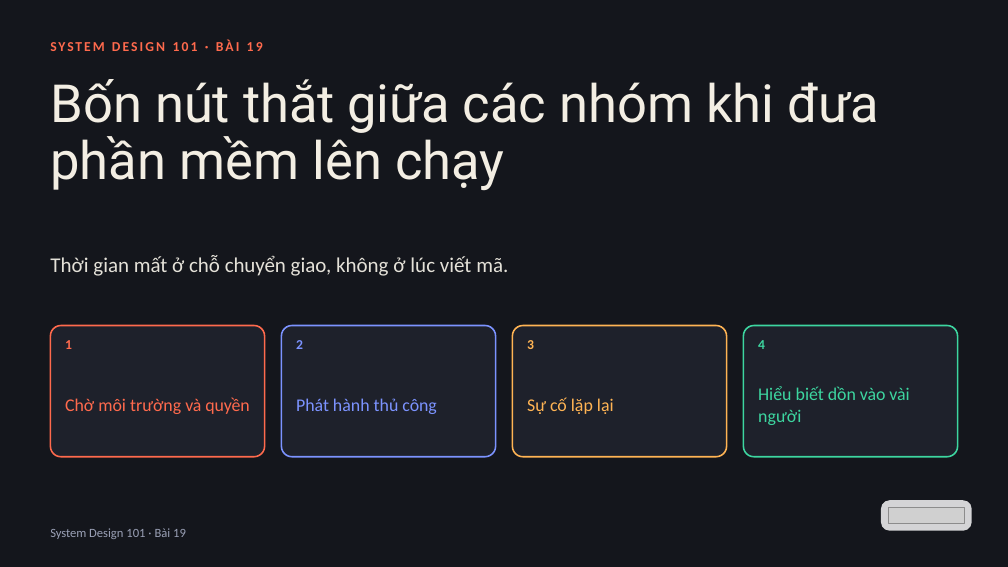
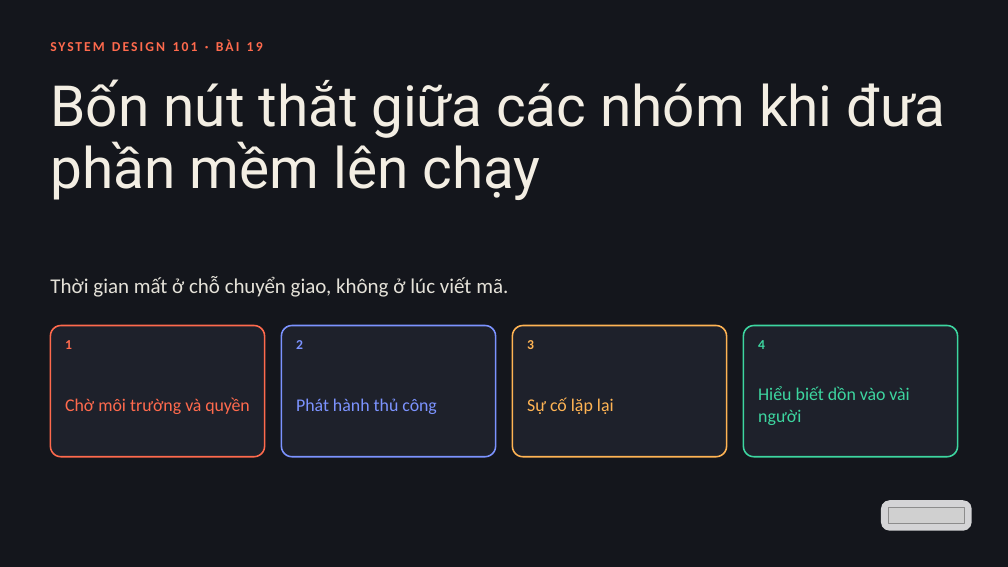
Before and after one commit to vohoailinh90/tool-marketing-studio, a slide deck: slide 1 of system-design-101/vi/lessons/sd-13-019/slides/sd-13-019.pptx. Drawn at 1008x567 pixels with LibreOffice and Linux fonts; fonts in the diff are those of the drawing; grey boxes stand for pictures. Boxes give left, top, right and bottom in pixels: in the first picture for what was removed or moved away, otherwise in the second. Text is boxed around its words. In the diff, an @@ line names an element or a change of style, - is before the commit and + after.

```diff
--- a/system-design-101/vi/lessons/sd-13-019/slides/sd-13-019.pptx
+++ b/system-design-101/vi/lessons/sd-13-019/slides/sd-13-019.pptx
@@ text "Bốn nút thắt giữa các ..." at box(50, 79, 945, 200): size 75 to 81 pt; letter spacing -0.5 to -0.6 pt in "giữa"; letter spacing 0 to 0.1 pt in "mềm"; letter spacing 0.1 to 0 pt in "lên"; line spacing 81pt to 87.5pt @@
@@ text "Thời gian mất ở chỗ ...": place and size @@
-text "Thời gian mất ở chỗ ..." at box(50, 255, 508, 276)
+text "Thời gian mất ở chỗ ..." at box(50, 276, 508, 297)
@@ text removed at box(50, 528, 186, 539) @@
-System Design 101 · Bài 19
```
Also in this commit, not shown: 8 other files.
